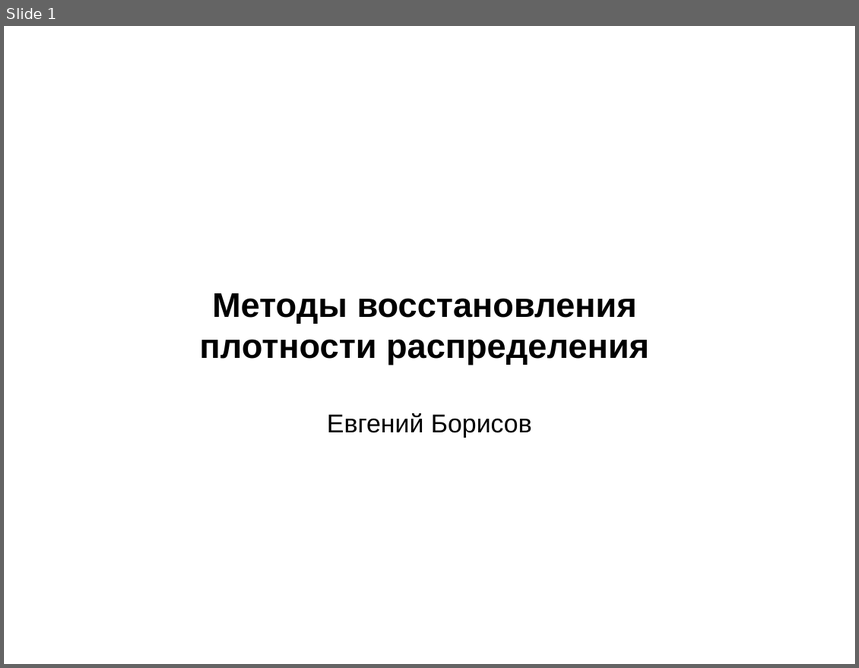
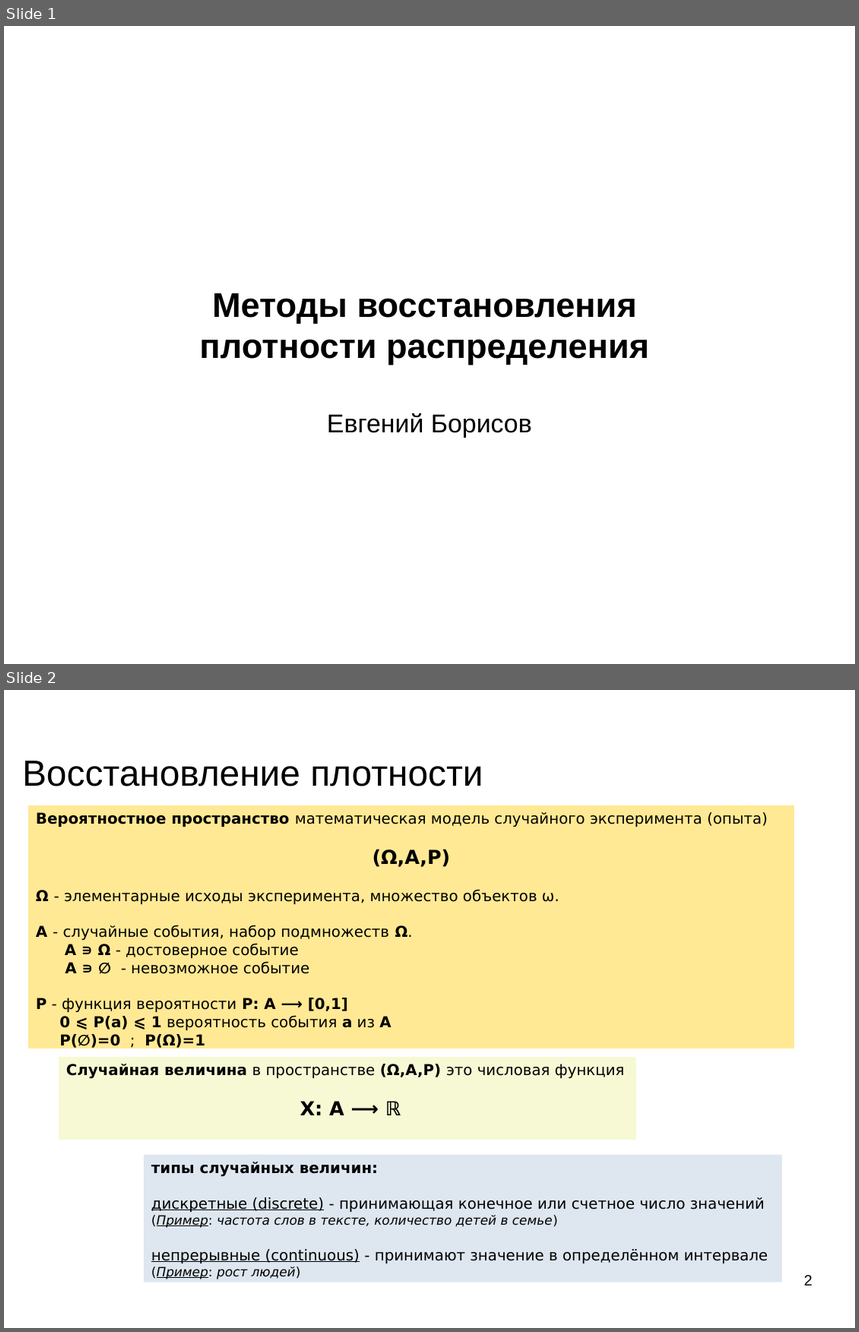
Before and after one commit to mechanoid5/ml_lectorium_2024_I, a slide deck: 10-em.odp. Shown one above the other, each under a label of ours: slide 1 before the commit, slides 1 and 2 after it. The pictures are 859x668 and 859x1332 pixels, drawn with LibreOffice and Linux fonts; fonts in the diff are those of the drawing; background and template pictures are left out. Boxes give left, top, right and bottom in pixels: in the first picture for what was removed or moved away, otherwise in the second. Text is boxed around its words. In the diff, an @@ line names an element or a change of style, - is before the commit and + after.

```diff
--- a/10-em.odp
+++ b/10-em.odp
@@ slide 2 added at [4, 690, 855, 1328], background picture (left out) @@
@@ title added at [22, 761, 483, 787], 33.9 pt, text #000000 @@
+Восстановление плотности
@@ rectangle added at [28, 806, 794, 1049], fill #FFE994, 14 pt, text #000000 @@
+Вероятностное пространство математическая модель случайного эксперимента (опыта)
+(Ω,A,P)
+Ω - элементарные исходы эксперимента, множество объектов ω.
+A - случайные события, набор подмножеств Ω.
+A ∍ Ω - достоверное событие
+A ∍ ∅ - невозможное событие
+P - функция вероятности P: A ⟶ [0,1]
+0 ⩽ P(a) ⩽ 1 вероятность события a из A
+P(∅)=0 ; P(Ω)=1
@@ rectangle added at [59, 1057, 636, 1140], fill #F6F9D4, 14 pt, text #000000 @@
+Случайная величина в пространстве (Ω,A,P) это числовая функция
+X: A ⟶ ℝ
@@ rectangle added at [144, 1155, 782, 1283], fill #DEE6EF, 14 pt, text #000000 @@
+типы случайных величин:
+дискретные (discrete) - принимающая конечное или счетное число значений
+(Пример: частота слов в тексте, количество детей в семье)
+непрерывные (continuous) - принимают значение в определённом интервале
+(Пример: рост людей)
@@ page number added at [804, 1275, 813, 1286], 14 pt, text #000000 @@
+2
```
Also in this commit, not shown: 2 slides changed, 3 other slides added, 1 slide removed, 5 other files.
